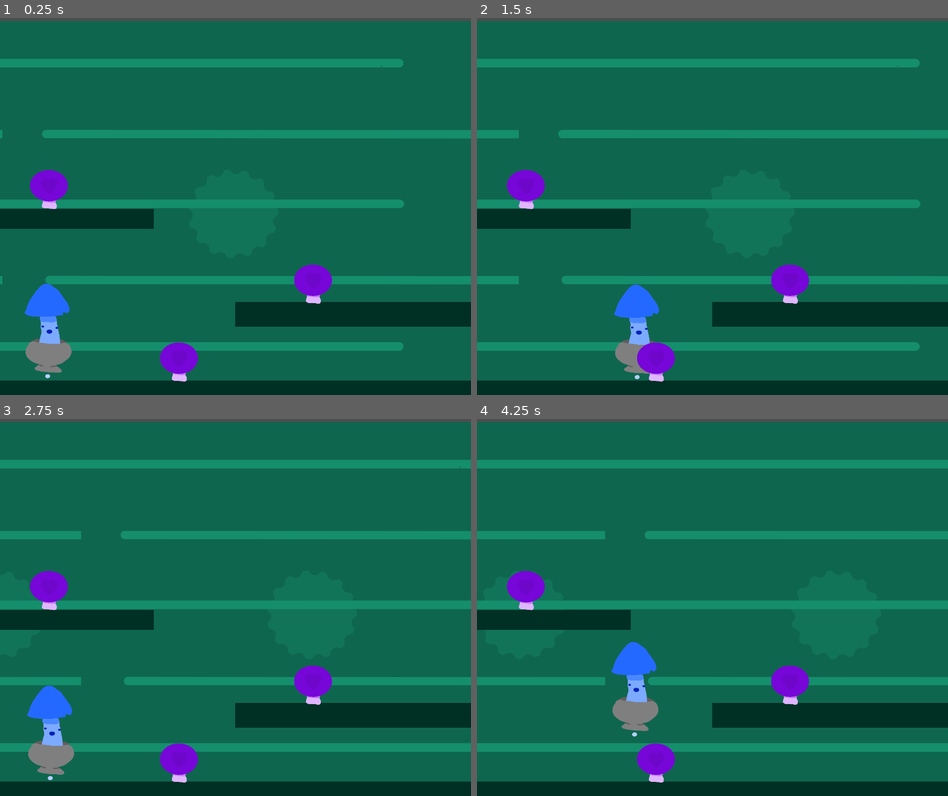
Above: before the commit, frames 1-4 (two rows, left to right).
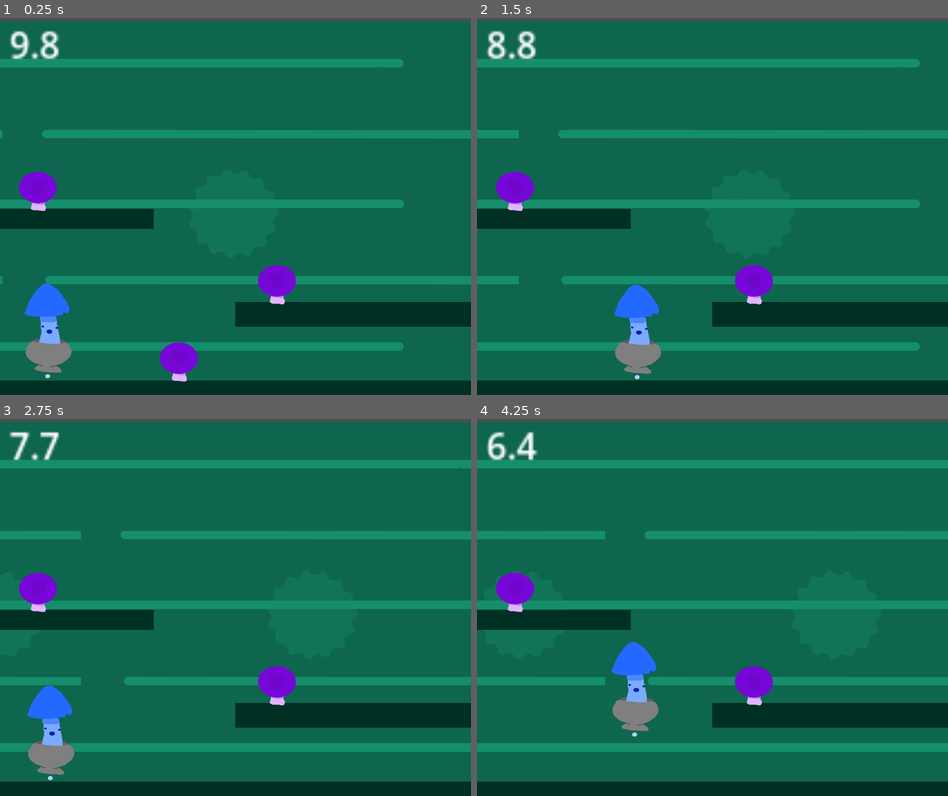
Above: after the commit, the same moments.

Repository: Jacobscoolthingamajigs/Epik-WarioWareGame
Game: Godot game, scene res://minigame_1.tscn
The game is run twice, just before and just after one commit, with the same random seed, the same clock (stepped at 60 frames per second) and the same inputs. This scene is started directly instead of the project's main scene.
Inputs (mouse positions are in pixels of both pictures, inside the frame that each line leads up to):
- Up to frame 1 (0.25 s): no input
- Up to frame 2 (1.5 s): tap Enter (ui_accept) at 0.5, 0.77 s; move the mouse to (816, 187) at 0.52 s; hold Right (ui_right) 0.53-1.25 s; tap Alt at 0.6 s; click (816, 187) at 0.67 s; drag from (618, 225) to (655, 361) at 1.27 s
- Up to frame 3 (2.75 s): move the mouse to (282, 524) at 2.02 s; hold Left (ui_left) from 2.03 s (still down); tap Alt at 2.1 s
- Up to frame 4 (4.25 s): release Left (ui_left) at 2.75 s; drag from (688, 682) to (528, 592) at 2.77 s; move the mouse to (853, 664) at 3.52 s; hold Right (ui_right) from 3.53 s (still down); tap Alt at 3.6 s; tap Enter (ui_accept) at 3.77 s

The runs differ from the first frame. In frame 1, 2.2% of the frame differs, in the area x 2-71%, y 3-77%; in frame 2, 2.8%, in the area x 2-71%, y 3-97%; in frame 3, 2.6%; in frame 4, 2.8%.
Error before the commit: Attempt to call function 'overlaps_area' in base 'null instance' on a null instance. (res://garlic_.gd:12)

Commit message:
Clicker
in progress

Diff:
--- a/garlic_.gd
+++ b/garlic_.gd
@@ -1,5 +1,4 @@
 extends Node2D
-
 @onready var player: CharacterBody2D = $"../Player" # grabs the parent node
 @onready var self_area = $Area2D
 @onready var player_area = $"../Player/Area2D"
--- a/level_scene.tscn
+++ b/level_scene.tscn
@@ -13,30 +13,30 @@
 scale = Vector2(0.499928, 0.499603)
 texture = ExtResource("1_187gu")
 
-[node name="GarlicCotainer" type="HBoxContainer" parent="."]
+[node name="GarlicContainer" type="HBoxContainer" parent="."]
 offset_left = 945.0
 offset_top = 699.0
 offset_right = 5021.0
 offset_bottom = 1539.0
 scale = Vector2(0.120706, 0.127062)
 
-[node name="Garlic" type="TextureRect" parent="GarlicCotainer"]
+[node name="Garlic" type="TextureRect" parent="GarlicContainer"]
 layout_mode = 2
 texture = ExtResource("2_187gu")
 
-[node name="Garlic2" type="TextureRect" parent="GarlicCotainer"]
+[node name="Garlic2" type="TextureRect" parent="GarlicContainer"]
 layout_mode = 2
 texture = ExtResource("2_187gu")
 
-[node name="Garlic3" type="TextureRect" parent="GarlicCotainer"]
+[node name="Garlic3" type="TextureRect" parent="GarlicContainer"]
 layout_mode = 2
 texture = ExtResource("2_187gu")
 
-[node name="Garlic4" type="TextureRect" parent="GarlicCotainer"]
+[node name="Garlic4" type="TextureRect" parent="GarlicContainer"]
 layout_mode = 2
 texture = ExtResource("2_187gu")
 
-[node name="Garlic5" type="TextureRect" parent="GarlicCotainer"]
+[node name="Garlic5" type="TextureRect" parent="GarlicContainer"]
 layout_mode = 2
 texture = ExtResource("2_187gu")
 
--- /dev/null
+++ b/minigame_1.gd
@@ -0,0 +1,36 @@
+extends Node2D
+@onready var themed_timer: Node2D = $ThemedTimer
+# ^^^ You dragged this in the scene by the way
+
+
+
+var garlic_collected = 0 # just keeping track of garlic collected
+var timer_end = false # boolean (true or false) stating whether the timer ended
+
+func _ready() -> void:
+
+		#Below you can see that I have a function that I named. I grab a
+		#function from it that was created in it's script and use `await` to
+		# tell the script to wait for a signal, or for when a function finshes
+
+
+	await themed_timer.Timer(10.0) #accessing a function from this node
+	#after this is compeleted...
+	timer_end = true # now we're saying "oh ye you ran out of time"
+
+func _process(_delta: float) -> void: # running every frame brochacho
+
+	if garlic_collected == 3: # the double equals is just an argument asking if it's the same, with "=" it'll give an error
+		if Global.minigames_done > 3: # we access a global script and see how many minigames have been compeleted
+			get_tree().change_scene_to_file("res://scenes/done_screen.tscn") # change current play scene into another, but you make your own finish screen in a later challenge, dont worry abt this rn
+		else:
+			get_tree().change_scene_to_file("res://scenes/timer_screen.tscn") # go back to the intermission scene
+
+	if timer_end: # if the timer does end...
+		Global.minigames_done -=1 #go back a minigame
+		Global.lives -= 1 # lose ur lives
+		get_tree().change_scene_to_file("res://scenes/timer_screen.tscn") # back to intermission
+
+
+func garlic_collect() -> void: # cool function that you connect to those garlics
+	garlic_collected = garlic_collected +1
--- a/minigame_1.tscn
+++ b/minigame_1.tscn
@@ -1,9 +1,11 @@
-[gd_scene load_steps=7 format=3 uid="uid://max6f1jxvscu"]
+[gd_scene load_steps=9 format=3 uid="uid://max6f1jxvscu"]
 
 [ext_resource type="Texture2D" uid="uid://3uyedyk52nif" path="res://Drawing-2.sketchpad-3.png" id="1_gi7k6"]
+[ext_resource type="Script" uid="uid://cvkt81fv8wnnj" path="res://minigame_1.gd" id="1_wh6qq"]
 [ext_resource type="PackedScene" uid="uid://drh4ctkrxsrgj" path="res://player.tscn" id="2_0hvi2"]
 [ext_resource type="Texture2D" uid="uid://frqpb6b6hut1" path="res://Drawing.sketchpad.png" id="3_0hvi2"]
 [ext_resource type="Script" uid="uid://cr1xsekfjp6rp" path="res://garlic_.gd" id="3_r6gmb"]
+[ext_resource type="PackedScene" uid="uid://xa03r5c2ktcv" path="res://node_2d.tscn" id="6_or1ld"]
 
 [sub_resource type="RectangleShape2D" id="RectangleShape2D_r6gmb"]
 size = Vector2(596.784, 48.4148)
@@ -11,7 +13,8 @@
 [sub_resource type="CircleShape2D" id="CircleShape2D_wh6qq"]
 radius = 78.0256
 
-[node name="Minigame_1" type="Node2D"]
+[node name="minigame_1" type="Node2D"]
+script = ExtResource("1_wh6qq")
 
 [node name="Scrolling Background" type="Parallax2D" parent="."]
 repeat_size = Vector2(1000, 0)
@@ -42,9 +45,9 @@
 scale = Vector2(1, 2.10758)
 shape = SubResource("RectangleShape2D_r6gmb")
 
-[node name="Player" parent="Platform1" instance=ExtResource("2_0hvi2")]
-position = Vector2(-19.7766, 25.1548)
-scale = Vector2(0.506876, 0.634769)
+[node name="Player" parent="." instance=ExtResource("2_0hvi2")]
+position = Vector2(-163, 86)
+scale = Vector2(1.40965, 1.05985)
 
 [node name="Platform2" type="StaticBody2D" parent="."]
 position = Vector2(-108, 44)
@@ -84,8 +87,14 @@
 
 [node name="Garlic_" type="Node2D" parent="."]
 position = Vector2(3.05176e-05, 0)
-scale = Vector2(1, 1)
 script = ExtResource("3_r6gmb")
+
+[node name="Area2D" type="Area2D" parent="Garlic_"]
+position = Vector2(-1.00003, 2)
+
+[node name="CollisionShape2D" type="CollisionShape2D" parent="Garlic_/Area2D"]
+position = Vector2(570, 1091)
+shape = SubResource("CircleShape2D_wh6qq")
 
 [node name="Garlic" type="TextureRect" parent="Garlic_"]
 offset_left = 507.0
@@ -96,49 +105,52 @@
 scale = Vector2(0.156154, 0.156632)
 texture = ExtResource("3_0hvi2")
 
-[node name="Area2D" type="Area2D" parent="Garlic_"]
-position = Vector2(-1.00003, 2)
-
-[node name="CollisionShape2D" type="CollisionShape2D" parent="Garlic_/Area2D"]
-position = Vector2(570, 1090)
-shape = SubResource("CircleShape2D_wh6qq")
-
 [node name="Garlic_2" type="Node2D" parent="."]
 position = Vector2(3.05176e-05, 0)
-scale = Vector2(1, 1)
-
-[node name="Garlic" type="TextureRect" parent="Garlic_2"]
-offset_left = 934.0
-offset_top = 779.0
-offset_right = 1746.0
-offset_bottom = 1619.0
-rotation = 0.0124322
-scale = Vector2(0.156154, 0.156632)
-texture = ExtResource("3_0hvi2")
+script = ExtResource("3_r6gmb")
 
 [node name="Area2D" type="Area2D" parent="Garlic_2"]
 position = Vector2(-1.00003, 2)
 
 [node name="CollisionShape2D" type="CollisionShape2D" parent="Garlic_2/Area2D"]
-position = Vector2(998, 842)
+position = Vector2(884, 848)
 shape = SubResource("CircleShape2D_wh6qq")
+
+[node name="Garlic" type="TextureRect" parent="Garlic_2"]
+offset_left = 819.0
+offset_top = 781.0
+offset_right = 1631.0
+offset_bottom = 1621.0
+rotation = 0.0124322
+scale = Vector2(0.156154, 0.156632)
+texture = ExtResource("3_0hvi2")
 
 [node name="Garlic_3" type="Node2D" parent="."]
 position = Vector2(3.05176e-05, 0)
-scale = Vector2(1, 1)
-
-[node name="Garlic" type="TextureRect" parent="Garlic_3"]
-offset_left = 92.9999
-offset_top = 478.0
-offset_right = 905.0
-offset_bottom = 1318.0
-rotation = 0.0124322
-scale = Vector2(0.156154, 0.156632)
-texture = ExtResource("3_0hvi2")
+script = ExtResource("3_r6gmb")
 
 [node name="Area2D" type="Area2D" parent="Garlic_3"]
 position = Vector2(-1.00003, 2)
 
 [node name="CollisionShape2D" type="CollisionShape2D" parent="Garlic_3/Area2D"]
-position = Vector2(160, 547)
+position = Vector2(115, 548)
 shape = SubResource("CircleShape2D_wh6qq")
+
+[node name="Garlic" type="TextureRect" parent="Garlic_3"]
+offset_left = 58.0
+offset_top = 484.0
+offset_right = 870.0
+offset_bottom = 1324.0
+rotation = 0.0124322
+scale = Vector2(0.156154, 0.156632)
+texture = ExtResource("3_0hvi2")
+
+[node name="ThemedTimer" parent="." instance=ExtResource("6_or1ld")]
+
+[node name="timer" type="RichTextLabel" parent="ThemedTimer"]
+offset_left = 30.0
+offset_right = 70.0
+offset_bottom = 40.0
+scale = Vector2(7.09004, 7.18855)
+text = "0.0
+"
--- /dev/null
+++ b/minigame_2.tscn
@@ -0,0 +1,17 @@
+[gd_scene load_steps=2 format=3 uid="uid://cmdj8yemacxeb"]
+
+[ext_resource type="Texture2D" uid="uid://bsb512586jbr2" path="res://Drawing-2.sketchpad-4.png" id="1_ksr4o"]
+
+[node name="minigame_2" type="Node2D"]
+
+[node name="Background" type="TextureRect" parent="."]
+offset_left = -17.0
+offset_top = 10.0
+offset_right = 2983.0
+offset_bottom = 2410.0
+scale = Vector2(0.504495, 0.495949)
+texture = ExtResource("1_ksr4o")
+
+[node name="Button_1" type="TextureButton" parent="."]
+offset_right = 40.0
+offset_bottom = 40.0
--- a/node_2d.tscn
+++ b/node_2d.tscn
@@ -2,7 +2,7 @@
 
 [ext_resource type="Script" uid="uid://cm4g8av6dejuq" path="res://node_2d.gd" id="1_wtcfe"]
 
-[node name="Node2D" type="Node2D"]
+[node name="Themedtimer" type="Node2D"]
 script = ExtResource("1_wtcfe")
 
 [node name="RichTextLabel" type="RichTextLabel" parent="."]
--- a/player.tscn
+++ b/player.tscn
@@ -17,3 +17,10 @@
 position = Vector2(223, 833)
 scale = Vector2(6.86046, 15.044)
 shape = SubResource("CircleShape2D_onrkg")
+
+[node name="Area2D" type="Area2D" parent="."]
+
+[node name="CollisionShape2D2" type="CollisionShape2D" parent="Area2D"]
+position = Vector2(223, 833)
+scale = Vector2(6.86046, 15.044)
+shape = SubResource("CircleShape2D_onrkg")
Binary file added: Drawing-2.sketchpad-4.png
Not shown, added: Drawing-2.sketchpad-4.png.import
Not shown, added: minigame_1.gd.uid
